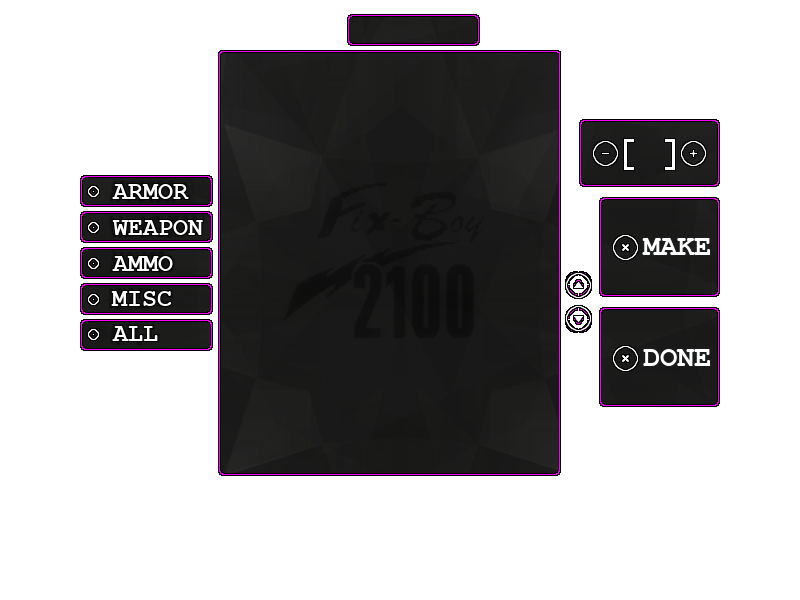
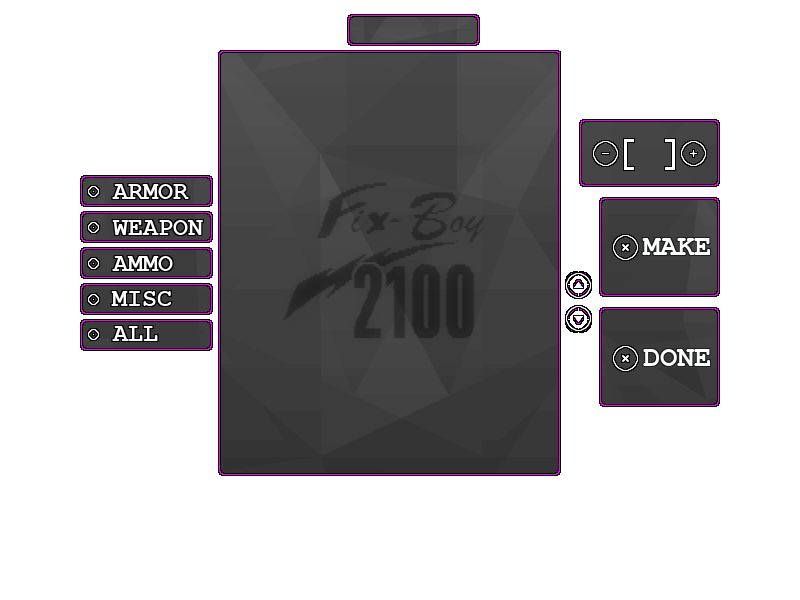
The second w=800, h=600 image is a revision of the first. Changes to its layers:
painted on "Layer #1" over [108,180,205,347]
renamed "graphite_pattern_K.png" to "graphite_pattern.png copy", painted on it over [83,17,717,473]
removed layer "graphite_pattern.png" (was 67%) from group "Layer Group" over [83,17,717,473]